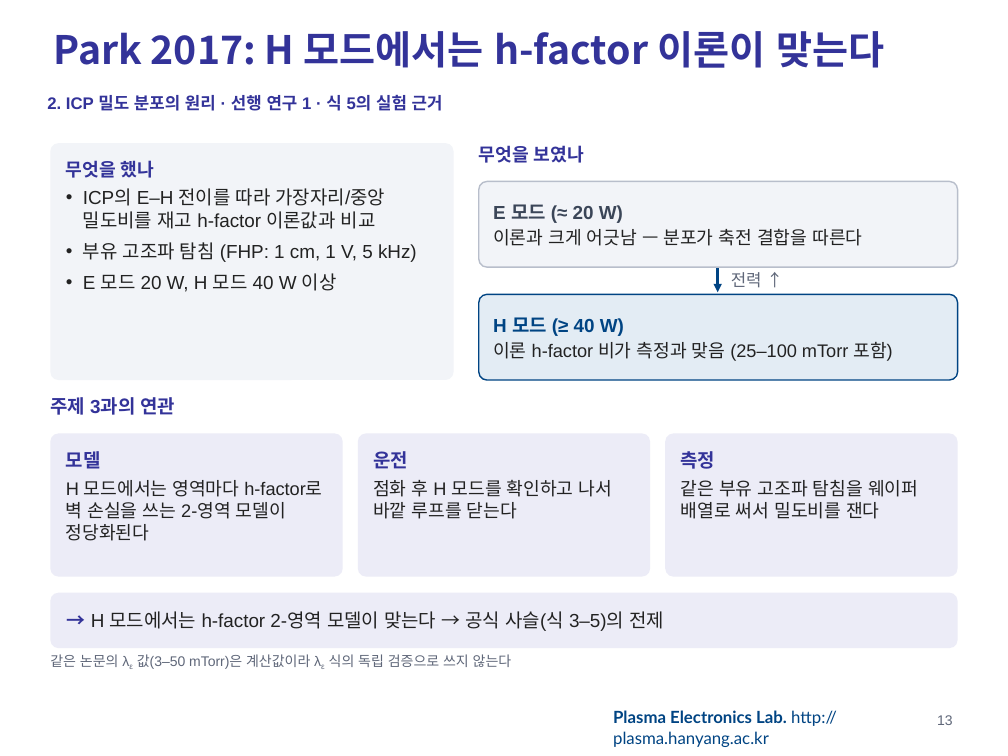
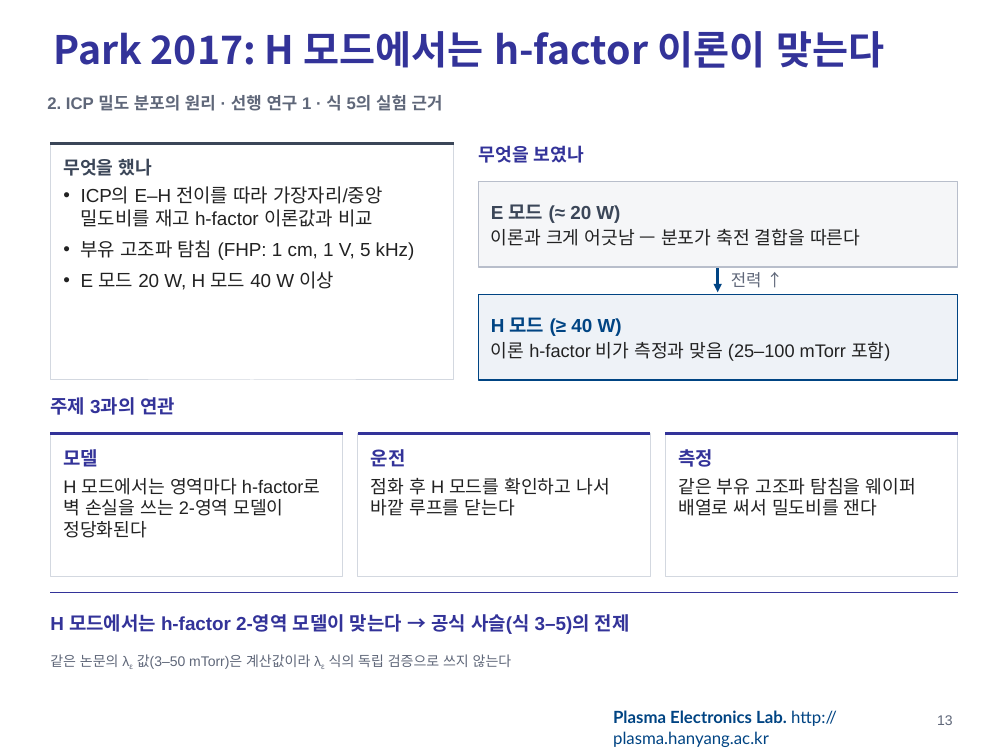
Before and after one commit to garlicjam-pyo/plasma, a slide deck: slide 13 of presentations/1차발표_최종.pptx. Drawn at 1008x756 pixels with LibreOffice and Linux fonts; fonts in the diff are those of the drawing; background and template pictures are left out. Boxes give left, top, right and bottom in pixels: in the first picture for what was removed or moved away, otherwise in the second. Text is boxed around its words. In the diff, an @@ line names an element or a change of style, - is before the commit and + after.

```diff
--- a/presentations/1차발표_최종.pptx
+++ b/presentations/1차발표_최종.pptx
@@ text "2. ICP 밀도 분포의 원리 ..." at bbox=[47, 95, 443, 111]: text colour #333399 to #5F6779 @@
@@ rectangle "무엇을 했나" at bbox=[50, 143, 454, 380]: rounded rectangle to rectangle; fill #F2F4F8 to #FFFFFF; outline none to #D3D8E0 0.75 pt @@
@@ line added from (50, 143) to (454, 143), #3B4658 2.25 pt @@
@@ text in rectangle at bbox=[63, 158, 152, 176]: text colour #333399 to #3B4658 in "무엇을 했나" @@
@@ rectangle "E 모드 (≈ 20 W)" at bbox=[479, 181, 958, 267]: rounded rectangle to rectangle; fill #F2F4F8 to #F5F6F8 @@
@@ rectangle "H 모드 (≥ 40 W)" at bbox=[479, 294, 958, 380]: rounded rectangle to rectangle; fill #E3ECF4 to #EEF2F7 @@
@@ line added from (50, 433) to (343, 433), #333399 2.25 pt @@
@@ line added from (358, 433) to (650, 433), #333399 2.25 pt @@
@@ rounded rectangle to rectangle; fill #ECECF7 to #FFFFFF; outline none to #D3D8E0 0.75 pt in 3 elements at bbox=[50, 433, 343, 577], bbox=[358, 433, 650, 577], bbox=[665, 433, 958, 577] @@
@@ line added from (665, 433) to (958, 433), #333399 2.25 pt @@
@@ text "H 모드에서는 h-factor 2-영역 모델이 ...": place and size @@
-text "H 모드에서는 h-factor 2-영역 모델이 ..." at bbox=[50, 593, 958, 648]
+text "H 모드에서는 h-factor 2-영역 모델이 ..." at bbox=[50, 614, 630, 634]
@@ text "H 모드에서는 h-factor 2-영역 모델이 ..." at bbox=[50, 614, 630, 634]: fill #ECECF7 to none @@
@@ line added from (50, 593) to (958, 593), #333399 1 pt @@
@@ text at bbox=[50, 614, 630, 634]: text changed; text colour #222222 to #333399; bold on @@
-→ H 모드에서는 h-factor 2-영역 모델이 맞는다 → 공식 사슬(식 3–5)의 전제
+H 모드에서는 h-factor 2-영역 모델이 맞는다 → 공식 사슬(식 3–5)의 전제
```
Also in this commit, not shown: 39 other slides changed, 3 other files.
